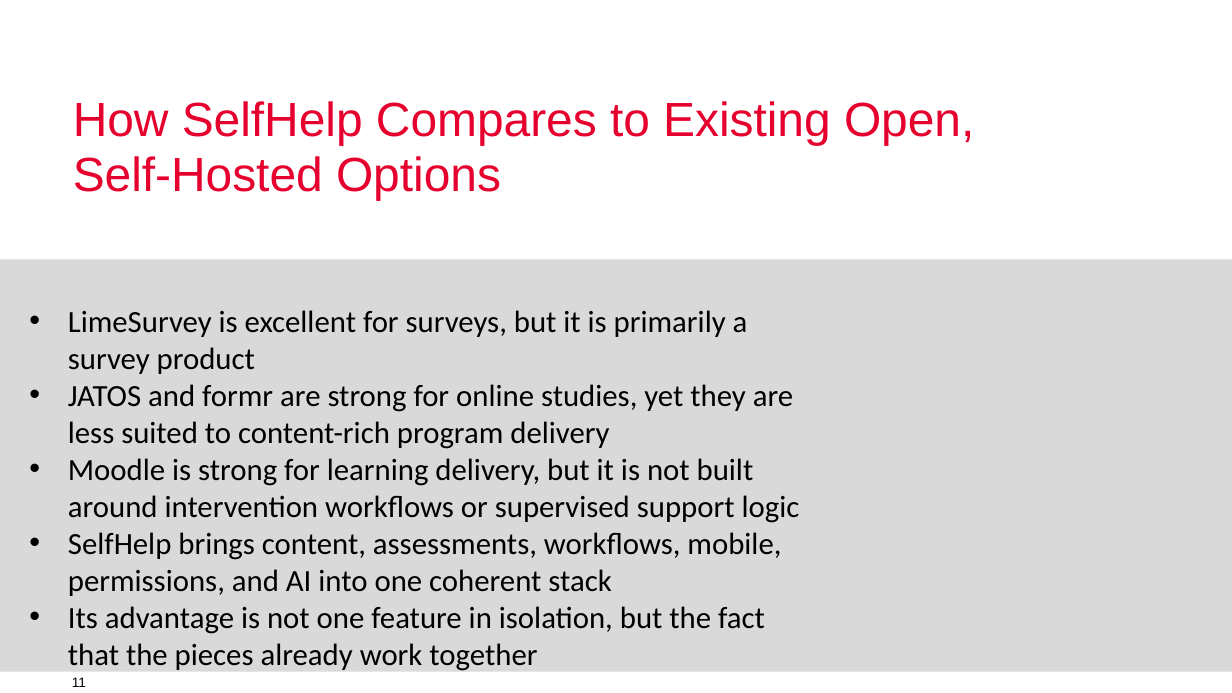
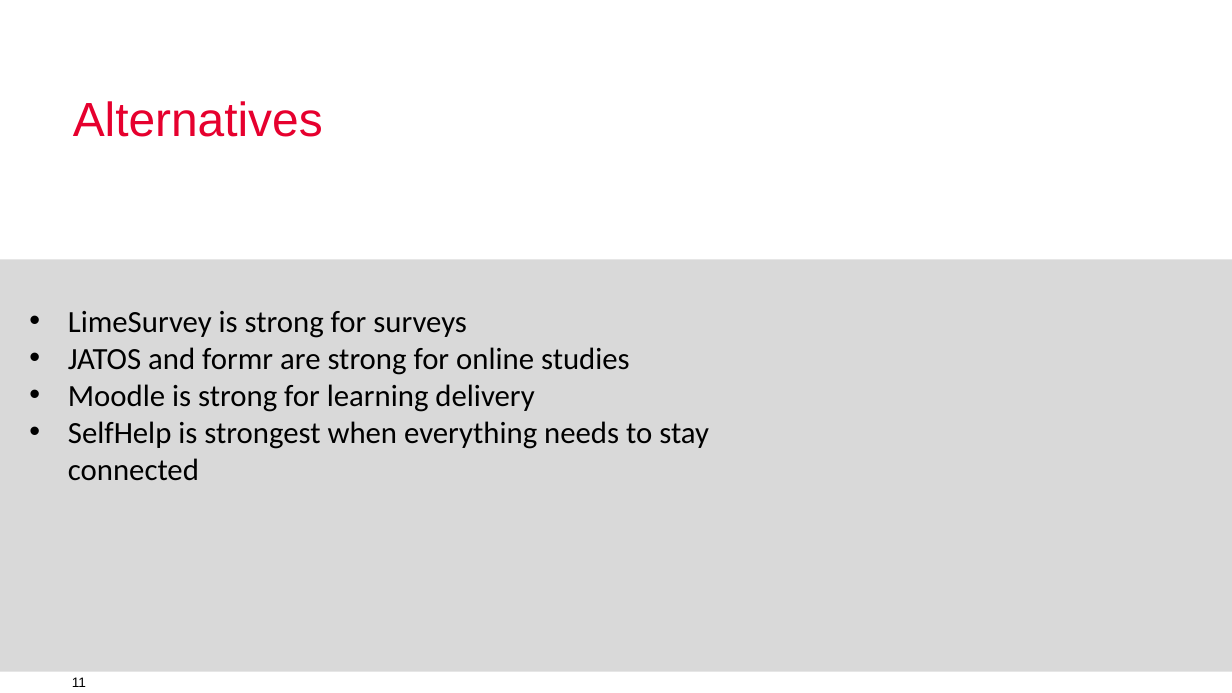
Before and after one commit to humdek-unibe-ch/sh-docs-presentations, a slide deck: slide 11 of SelfHelp-2026.pptx. Drawn at 1232x693 pixels with LibreOffice and Linux fonts; fonts in the diff are those of the drawing; background and template pictures are left out. Boxes give left, top, right and bottom in pixels: in the first picture for what was removed or moved away, otherwise in the second. Text is boxed around its words. In the diff, an @@ line names an element or a change of style, - is before the commit and + after.

Commit message:
2026 presentation

```diff
--- a/SelfHelp-2026.pptx
+++ b/SelfHelp-2026.pptx
@@ title at <box>73,101,323,137</box>: text changed @@
-How SelfHelp Compares to Existing Open, Self-Hosted Options
+Alternatives
@@ text at <box>68,311,709,481</box>: text changed @@
-• LimeSurvey is excellent for surveys, but it is primarily a survey product
-• JATOS and formr are strong for online studies, yet they are less suited to content-rich program delivery
-• Moodle is strong for learning delivery, but it is not built around intervention workflows or supervised support logic
-• SelfHelp brings content, assessments, workflows, mobile, permissions, and AI into one coherent stack
-• Its advantage is not one feature in isolation, but the fact that the pieces already work together
+• LimeSurvey is strong for surveys
+• JATOS and formr are strong for online studies
+• Moodle is strong for learning delivery
+• SelfHelp is strongest when everything needs to stay connected
```
Also in this commit, not shown: 10 other slides changed, 2 slides removed, 2 other files.
